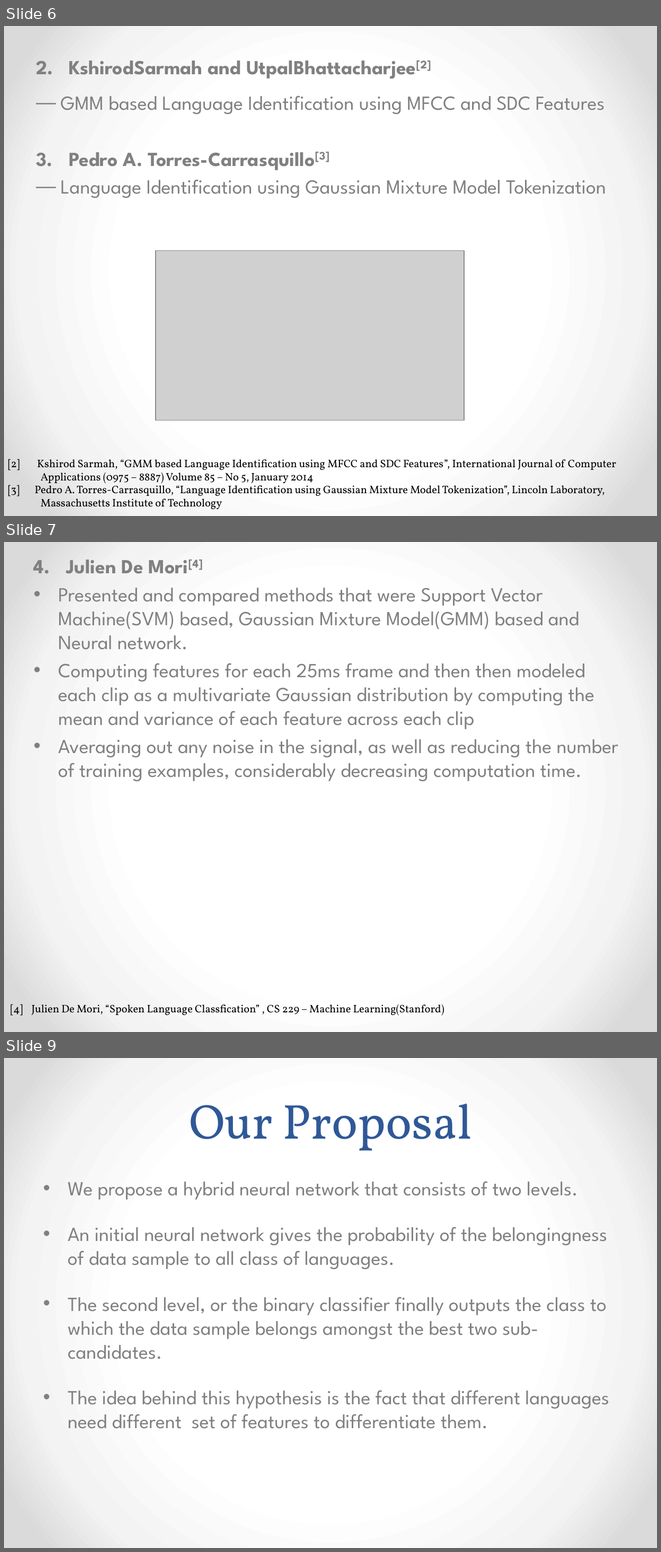
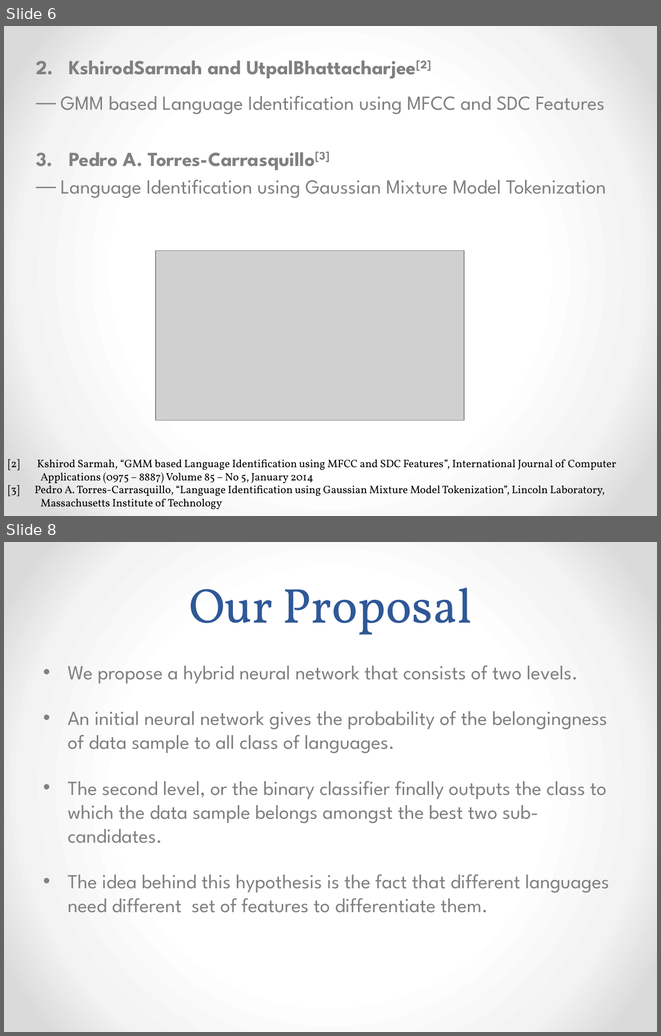
Before and after one commit to AudioExtractors/LanguageDetection, a slide deck: Docs/Presentation.pptx. Shown one above the other, each under a label of ours: slides 6, 7 and 9 before the commit, slides 6 and 8 after it; the slides between them are not shown. The pictures are 661x1552 and 661x1036 pixels, drawn with LibreOffice and Linux fonts; fonts in the diff are those of the drawing; grey boxes stand for pictures. Boxes give left, top, right and bottom in pixels: in the first picture for what was removed or moved away, otherwise in the second. Text is boxed around its words. In the diff, an @@ line names an element or a change of style, - is before the commit and + after.

```diff
--- a/Docs/Presentation.pptx
+++ b/Docs/Presentation.pptx
@@ slide 7 removed at (4,542,657,1032), background gradient #FFFFFF to #F4F4F4 to #DADADA @@
@@ text removed at (58,559,619,781) @@
-4. Julien De Mori[4]
-• Presented and compared methods that were Support Vector Machine(SVM) based, Gaussian Mixture Model(GMM) based and Neural network.
-• Computing features for each 25ms frame and then then modeled each clip as a multivariate Gaussian distribution by computing the mean and variance of each feature across each clip
-• Averaging out any noise in the signal, as well as reducing the number of training examples, considerably decreasing computation time.
@@ text removed at (10,1004,444,1015) @@
-[4] Julien De Mori, “Spoken Language Classfication” , CS 229 – Machine Learning(Stanford)
@@ what was slide 9 is now slide 8 @@
```
Also in this commit, not shown: 1 slide changed.
